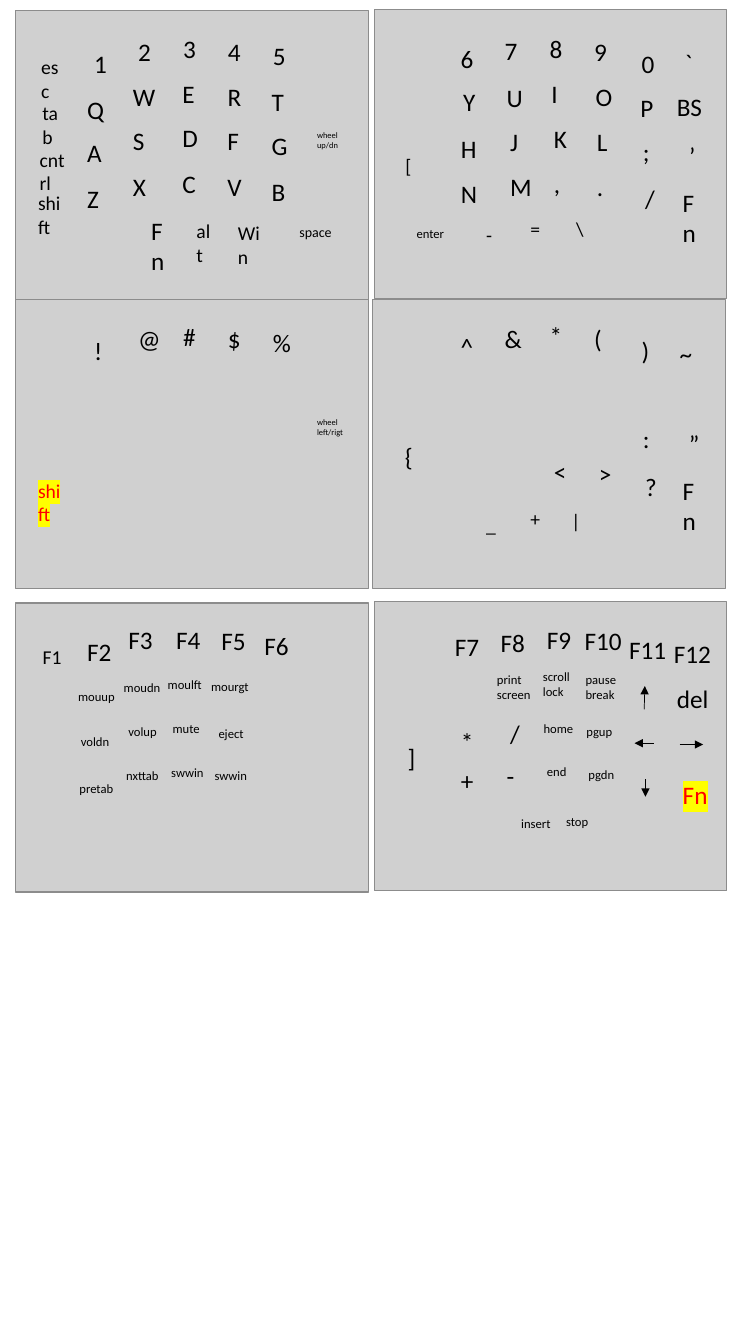
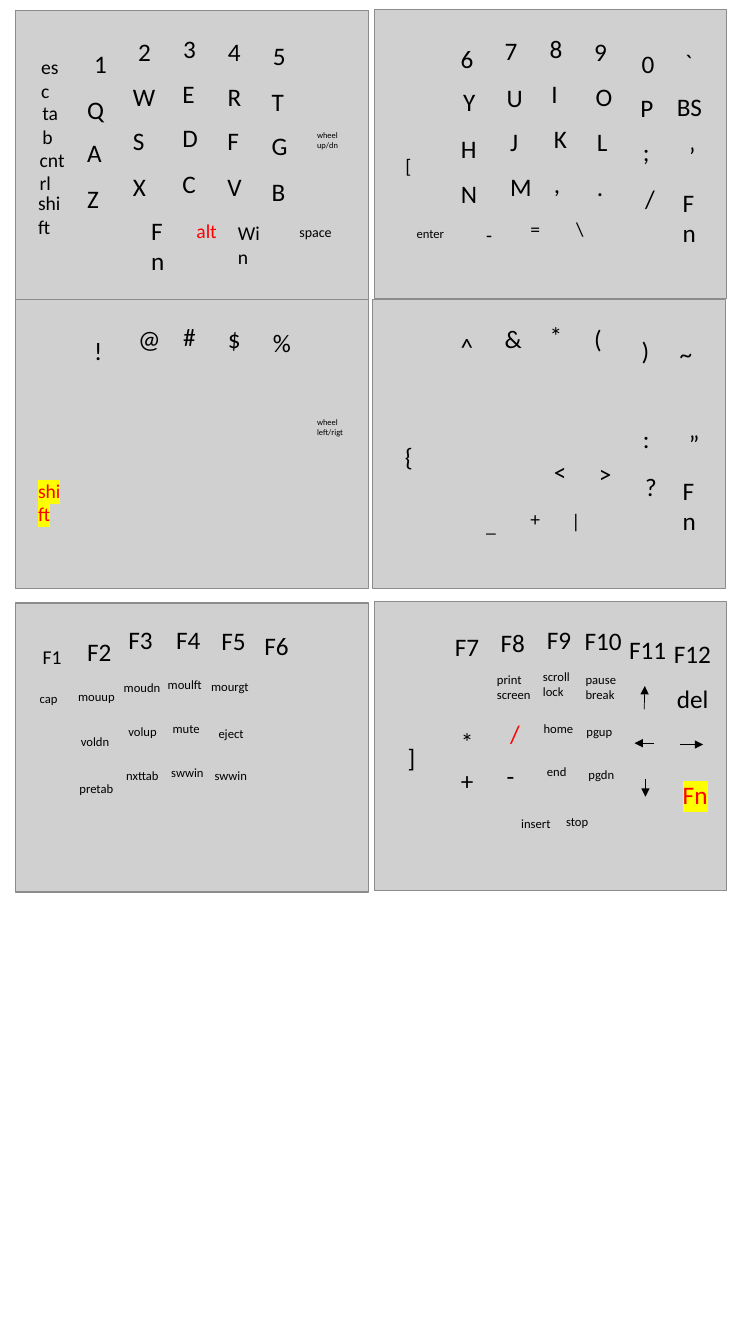
Before and after one commit to JianyiCheng/Lily58, a slide deck: slide 1 of mydesigns/keymaps.pptx. Drawn at 756x1344 pixels with LibreOffice and Linux fonts; fonts in the diff are those of the drawing; grey boxes stand for pictures. Boxes give left, top, right and bottom in pixels: in the first picture for what was removed or moved away, otherwise in the second. Text is boxed around its words. In the diff, an @@ line names an element or a change of style, - is before the commit and + after.

```diff
--- a/mydesigns/keymaps.pptx
+++ b/mydesigns/keymaps.pptx
@@ text "alt" at (196,224,216,238): text colour #000000 to #FF0000 @@
@@ text added at (40,697,58,705), 9 pt, text #000000 @@
+cap
@@ text "/" at (500,714,530,754): text colour #000000 to #FF0000 @@
```
Also in this commit, not shown: 2 other files.
